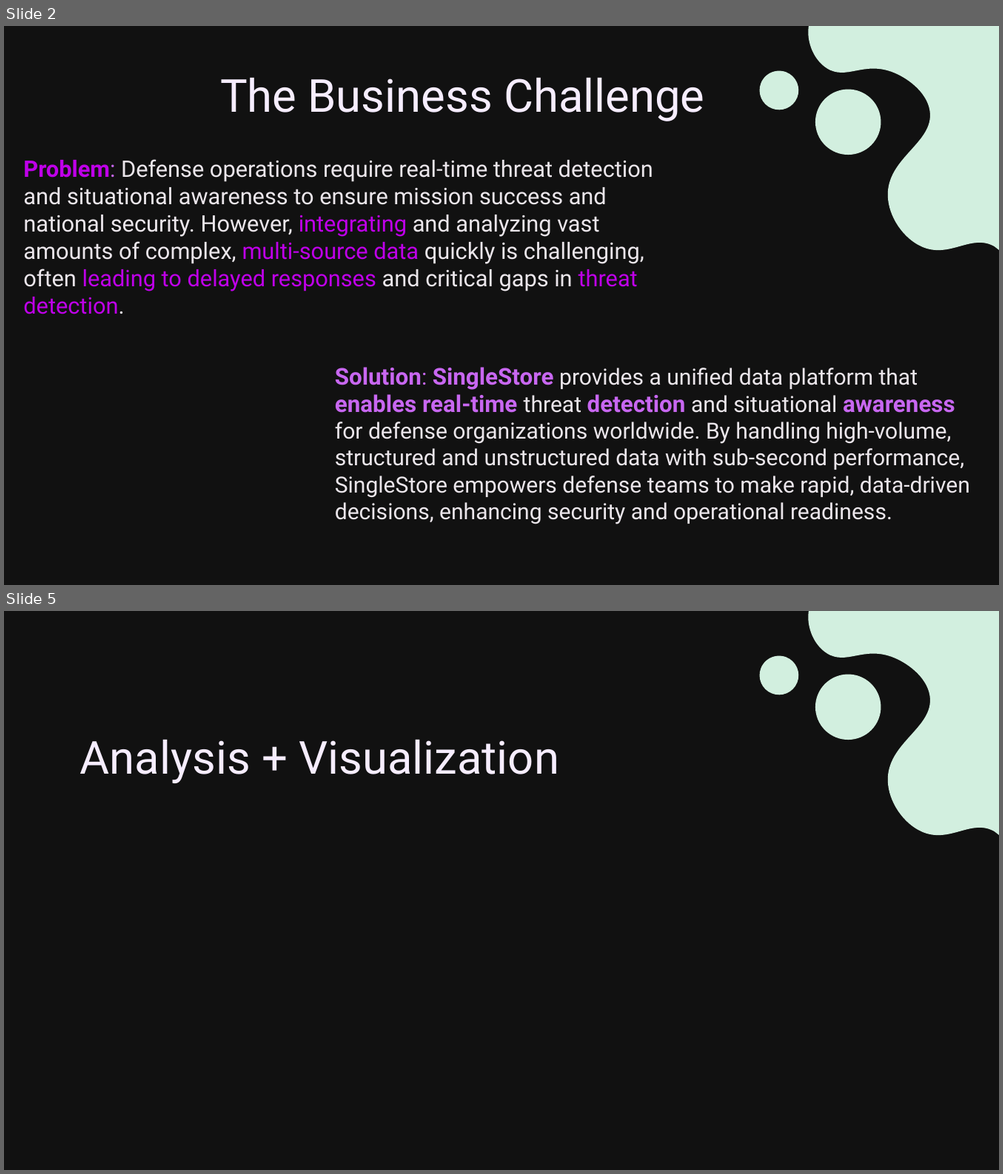
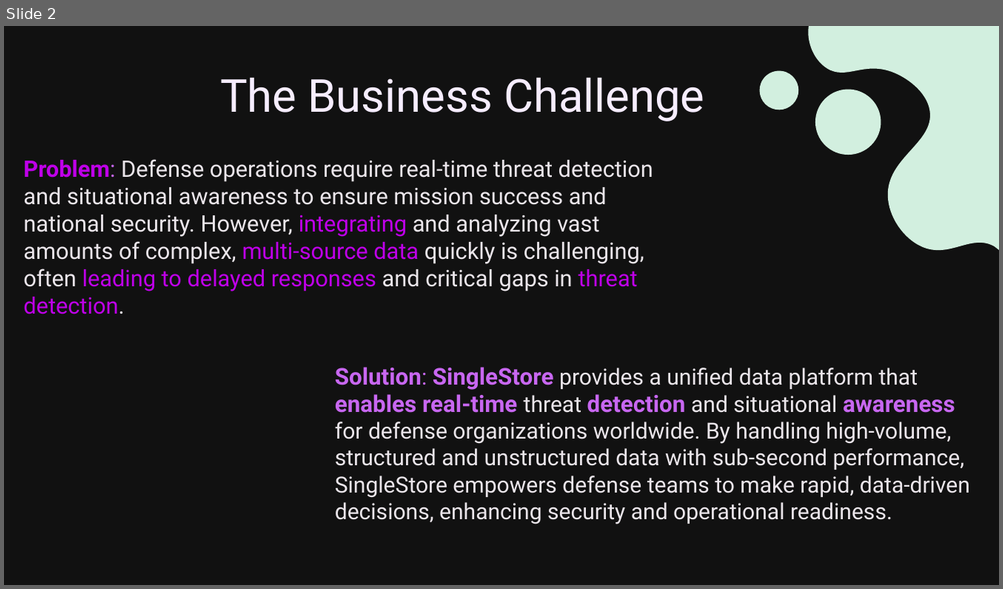
Before and after one commit to gfuentes11/SingleStoreDB_Sample_Project, a slide deck: Presentation/SingleStoreDB+Defense.pptx. Shown one above the other, each under a label of ours: slides 2 and 5 before the commit, slide 2 after it; the slides between them are not shown. The pictures are 1003x1174 and 1003x589 pixels, drawn with LibreOffice and Linux fonts; fonts in the diff are those of the drawing. Boxes give left, top, right and bottom in pixels: in the first picture for what was removed or moved away, otherwise in the second. Text is boxed around its words. In the diff, an @@ line names an element or a change of style, - is before the commit and + after.

```diff
--- a/Presentation/SingleStoreDB+Defense.pptx
+++ b/Presentation/SingleStoreDB+Defense.pptx
@@ slide 5 removed at <box>4,611,999,1170</box>, background #000000; not listed: 1 template element that a slide beside it also shows @@
@@ rectangle removed at <box>4,611,999,1170</box> @@
@@ rectangle removed at <box>4,611,999,1170</box> @@
@@ freeform shape removed at <box>759,611,999,835</box> @@
@@ title removed at <box>80,739,559,783</box> @@
-Analysis + Visualization
```
Also in this commit, not shown: 3 slides changed, 1 other file.
